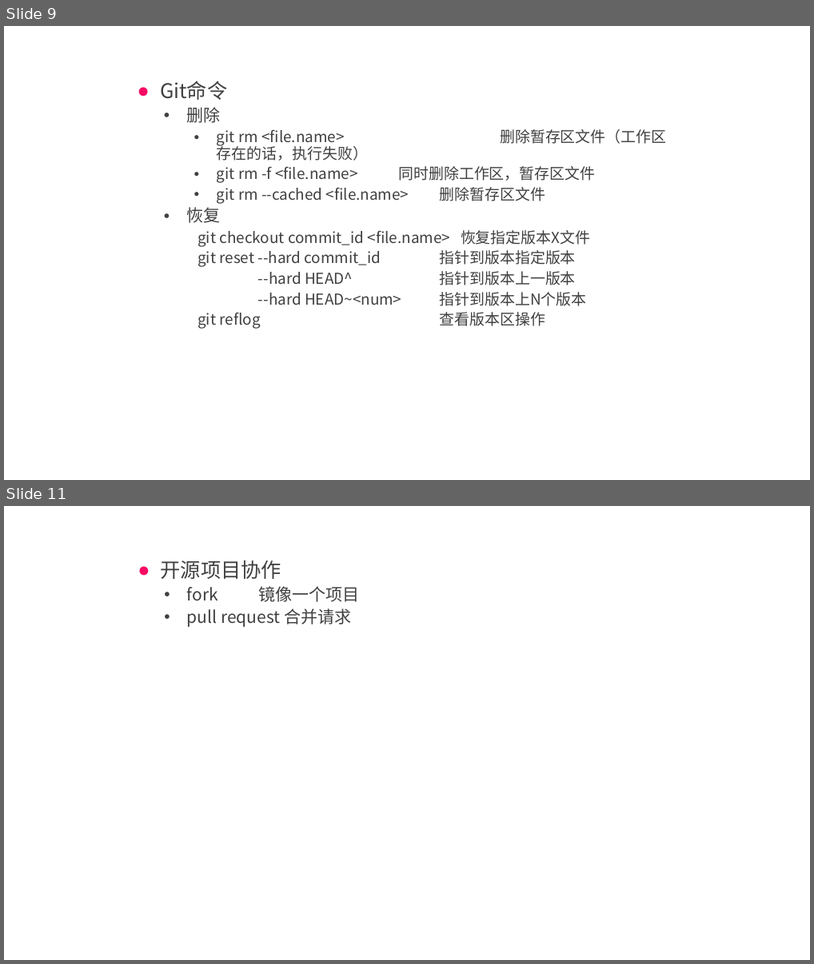
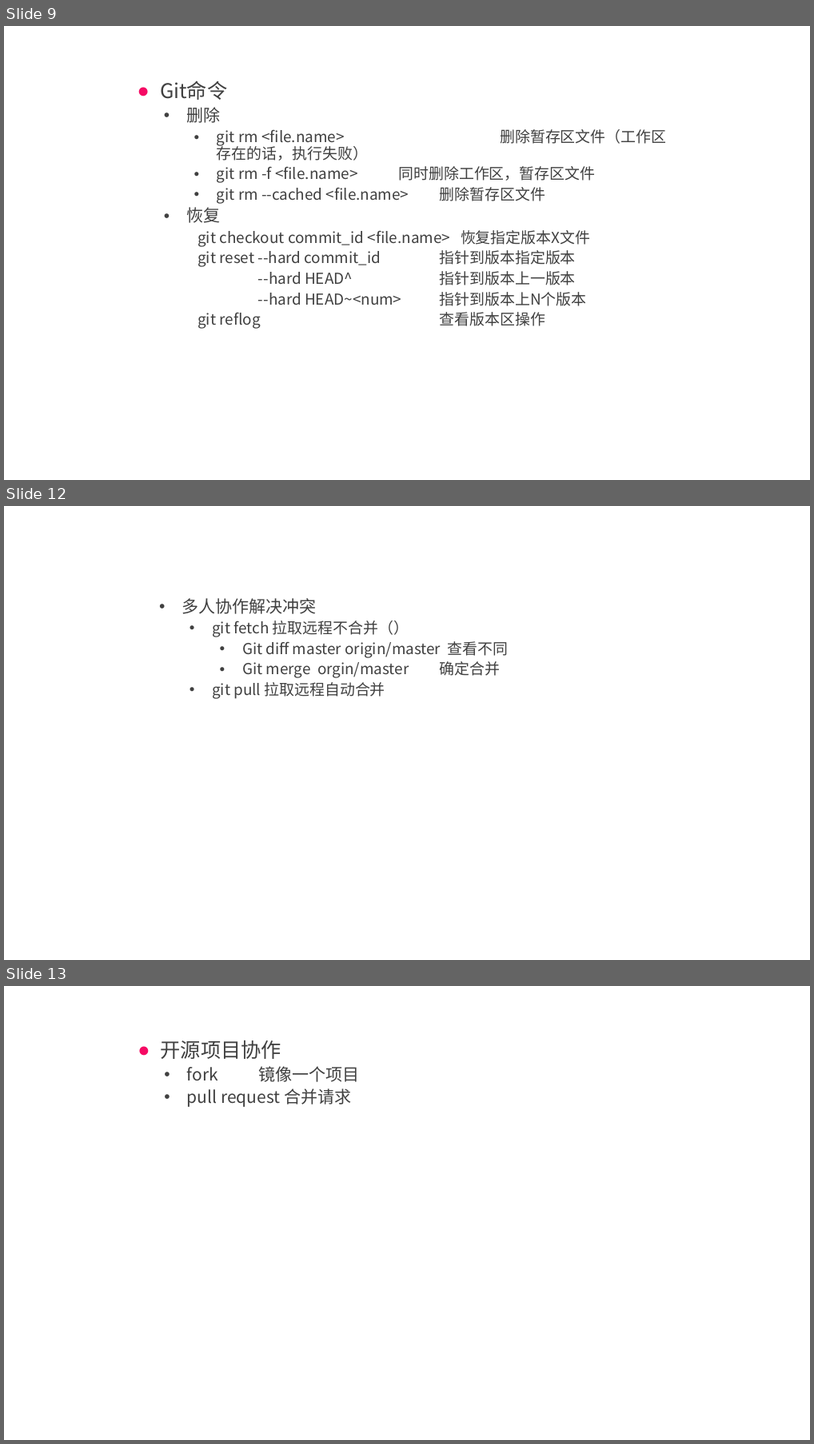
Before and after one commit to lixueiq911/github-note, a slide deck: 玩转git与github.pptx. Shown one above the other, each under a label of ours: slides 9 and 11 before the commit, slides 9, 12 and 13 after it; the slides between them are not shown. The pictures are 814x964 and 814x1444 pixels, drawn with LibreOffice and Linux fonts; fonts in the diff are those of the drawing. Boxes give left, top, right and bottom in pixels: in the first picture for what was removed or moved away, otherwise in the second. Text is boxed around its words. In the diff, an @@ line names an element or a change of style, - is before the commit and + after.

```diff
--- a/玩转git与github.pptx
+++ b/玩转git与github.pptx
@@ slide 12 added at (x1=4, y1=506, x2=810, y2=960), background #FFFFFF @@
@@ text added at (x1=182, y1=598, x2=509, y2=699), 18 pt, text #404040 @@
+    • 多人协作解决冲突
+      • git fetch 拉取远程不合并（）
+        • Git diff master origin/master 查看不同
+        • Git merge orgin/master 确定合并
+      • git pull 拉取远程自动合并
@@ what was slide 11 is now slide 13 @@
```
Also in this commit, not shown: 1 slide changed, 1 other slide added.
